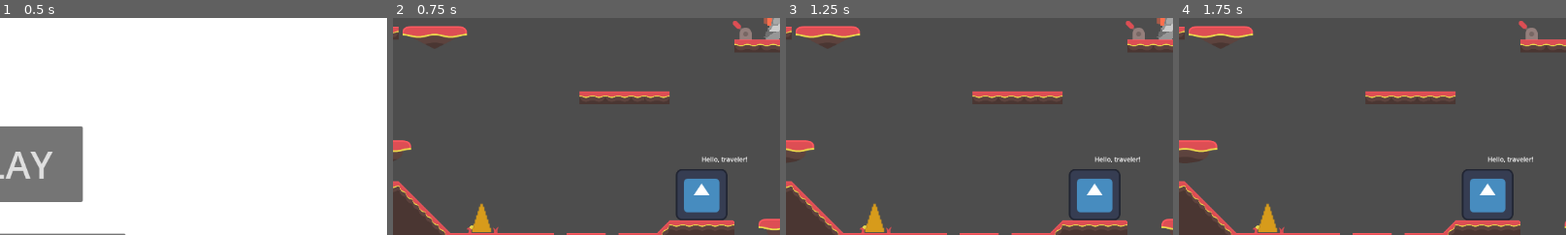
Above: before the commit, frames 1-4 (left to right).
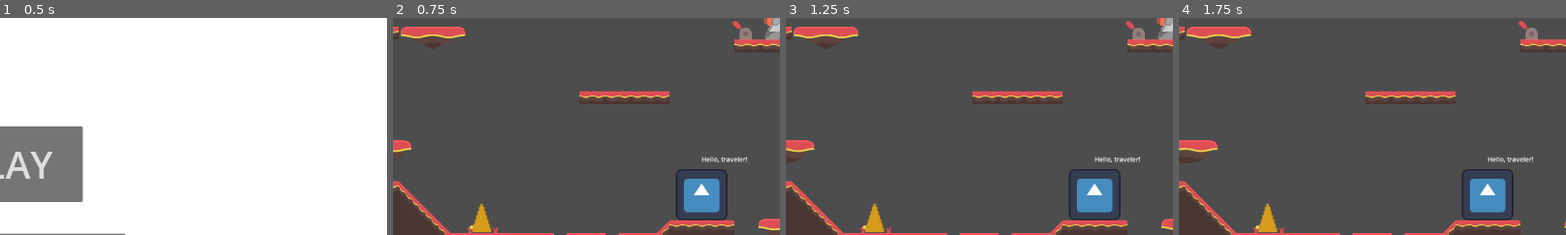
Above: after the commit, the same moments.

Repository: unsaltedkale/Quilt
Game: Godot game, scene res://main.tscn
Same seed, same stepped clock (60 frames per second), same inputs: the game is played once before the commit and once after it. The engine's default icon, where the game draws it, is replaced by a stand-in: a white triangle on a blue panel in a dark square.
Inputs (mouse positions are % of the whole screen's width and height, from its top left):
- Up to frame 1 (0.5 s): no input
- Up to frame 2 (0.75 s): click "PLAY" at 0.5 s
- Up to frame 3 (1.25 s): no input
- Up to frame 4 (1.75 s): move the mouse to (72, 45) at 1.27 s; hold D (move_right) from 1.28 s (still down); tap F (fire_projectile) at 1.35 s; click (72, 45) at 1.42 s; tap Space (jump) at 1.52 s
The pictures show only the part of the screen within x 12-62%, y 27-76%; the shares and areas given below are measured in that part.

Frame 1 is identical in both runs. In frame 2, 0.3% of the frame differs, in the area x 2-20%, y 3-14%; in frame 3, 0.3%; in frame 4, 0.3%.

Commit message:
More lever and platform

Diff:
--- a/Elena/Scripts/leverplatform.gd
+++ b/Elena/Scripts/leverplatform.gd
@@ -9,7 +9,7 @@
 var _target_point: Vector2
 var _moving_to_b = true
 var _waiting = false
-var _active = false
+var _reached_target = false
 
 func _ready():
 	_target_point = point_b
@@ -22,22 +22,24 @@
 
 func _on_lever_changed(new_state: String):
 	if new_state == "right":
-		_active = true
-	else:
-		_active = false
+		_target_point = point_b
+
+	if new_state == "left":
+		_target_point = point_a
+
 
 
 func _physics_process(delta):
-	if not _active or _waiting:
+	if _waiting:
 		return
 
 	var direction = (_target_point - global_position).normalized()
 	var distance = global_position.distance_to(_target_point)
 
 	if distance < 2.0:
-		_moving_to_b = !_moving_to_b
-		_target_point = point_b if _moving_to_b else point_a
-		_wait()
+		_reached_target = true
+		global_position = _target_point
+
 	else:
 		global_position += direction * speed * delta
 
--- a/main.tscn
+++ b/main.tscn
@@ -770,6 +770,9 @@
 position = Vector2(5303, 1536)
 
 [node name="leverplatform" parent="." instance=ExtResource("10_4c57u")]
-position = Vector2(3760, 1589)
+position = Vector2(3751, 1591)
+point_a = Vector2(3751, 1591)
+point_b = Vector2(5068, 1654)
+lever_path = NodePath("../Lever")
 
 [connection signal="timeout" from="Timer" to="." method="_on_timer_timeout"]
